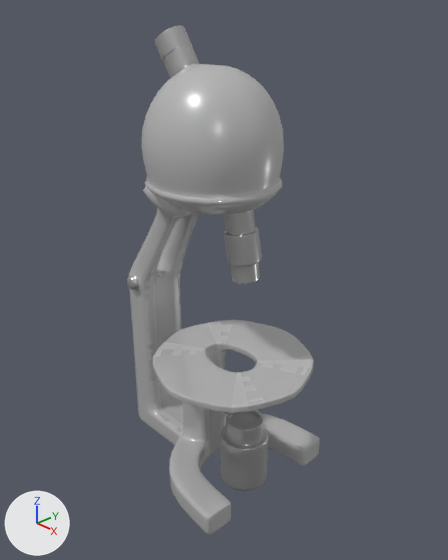
The Blender file Blender/Microscope.blend, before and after one commit.
Rendered twice from a 50 mm camera at (0.428, -0.369, 0.46) aimed at (0.03, 0.007, 0.203). Every picture has the same lights, and +X, +Y and +Z are marked at lower left.
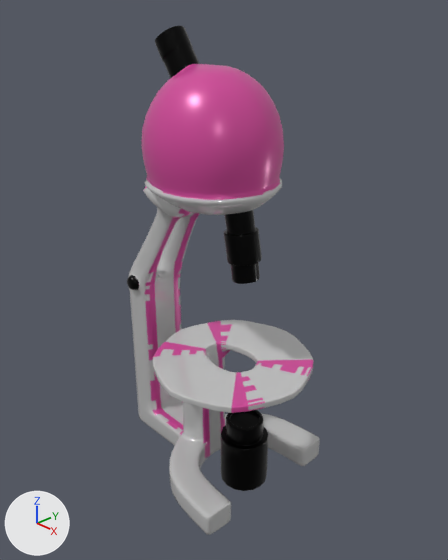
Changed parts and their boxes (x1, y1, x2, y2) in the pictures (448 x 560 px):
'Circle', surface changed
    both: (127, 26, 314, 518)

Edits to the bpy script that builds the scene:
```text
Add img_microscopebakedtexturepink:
    img_microscopebakedtexturepink = load_image('MicroscopeBakedTexturePink', '_unpacked/MicroscopeBakedTexturePink', 1024, 1024, 'sRGB')
Add img_microscopebakedtexture:
    img_microscopebakedtexture = load_image('MicroscopeBakedTexture', '_unpacked/MicroscopeBakedTexture', 1024, 1024, 'sRGB')
Change mat_material_001:
    remove mat_material_001.base_color = (0.5, 0.5, 0.5)  # grey #bcbcbc
    add mat_material_001.texture = img_microscopebakedtexture
Change mat_material_002:
    remove mat_material_002.base_color = (0.5, 0.5, 0.5)  # grey #bcbcbc
    add mat_material_002.texture = img_microscopebakedtexturepink
```
